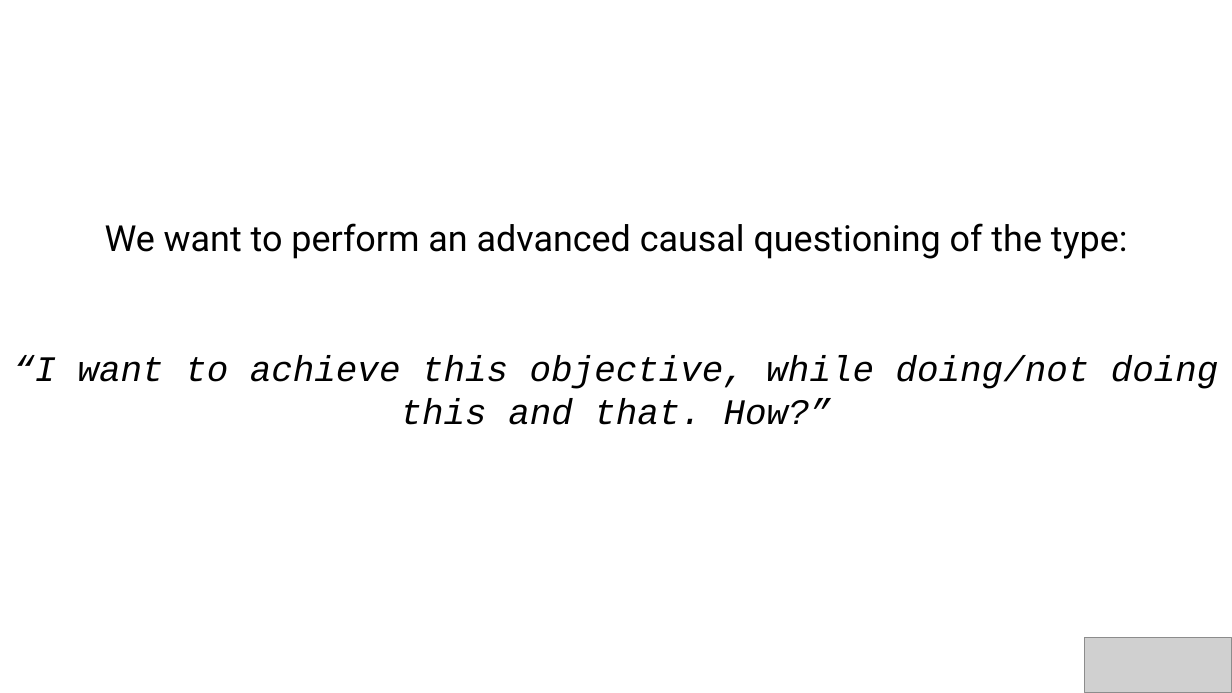
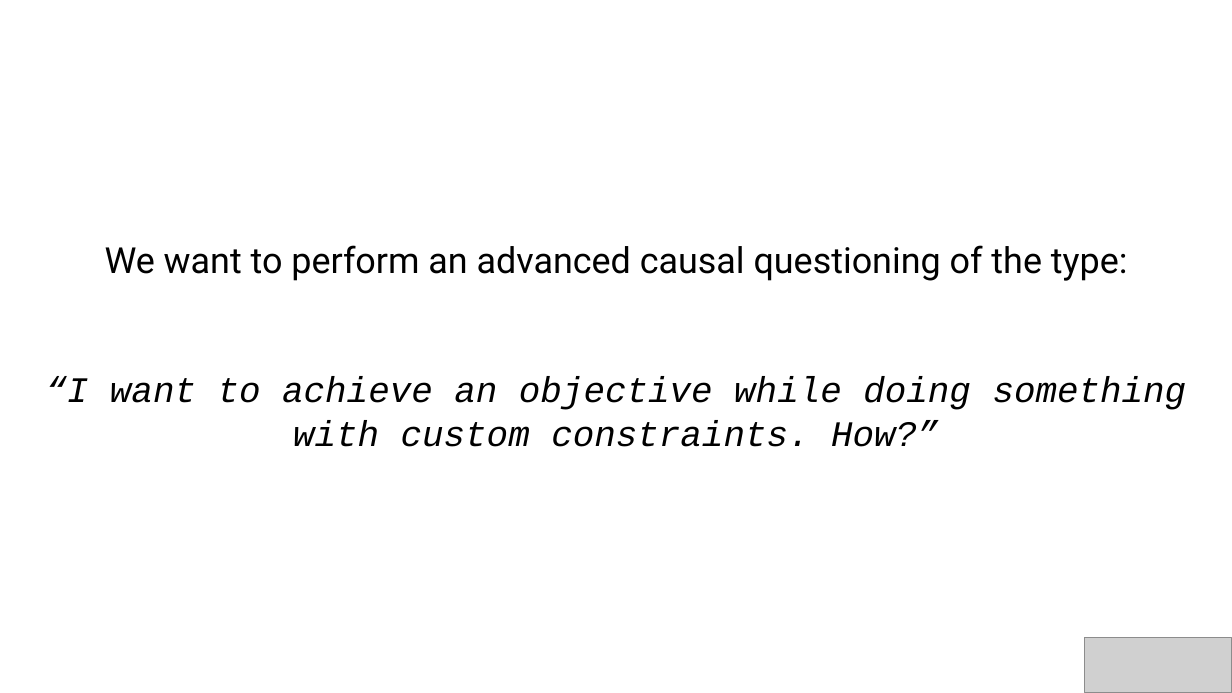
Before and after one commit to lucalavazza/Health_Cefriel, a slide deck: slide 1 of ppt/inference and influences.pptx. Drawn at 1232x693 pixels with LibreOffice and Linux fonts; fonts in the diff are those of the drawing; grey boxes stand for pictures. Boxes give left, top, right and bottom in pixels: in the first picture for what was removed or moved away, otherwise in the second. Text is boxed around its words. In the diff, an @@ line names an element or a change of style, - is before the commit and + after.

```diff
--- a/ppt/inference and influences.pptx
+++ b/ppt/inference and influences.pptx
@@ text "We want to perform an ...": place and size @@
-text "We want to perform an ..." at <box>13,223,1219,425</box>
+text "We want to perform an ..." at <box>45,245,1187,447</box>
@@ text at <box>45,377,1187,447</box>: text changed @@
-“I want to achieve this objective, while doing/not doing this and that. How?”
+“I want to achieve an objective while doing something with custom constraints. How?”
```
Also in this commit, not shown: 6 other slides changed, 3 other files.
